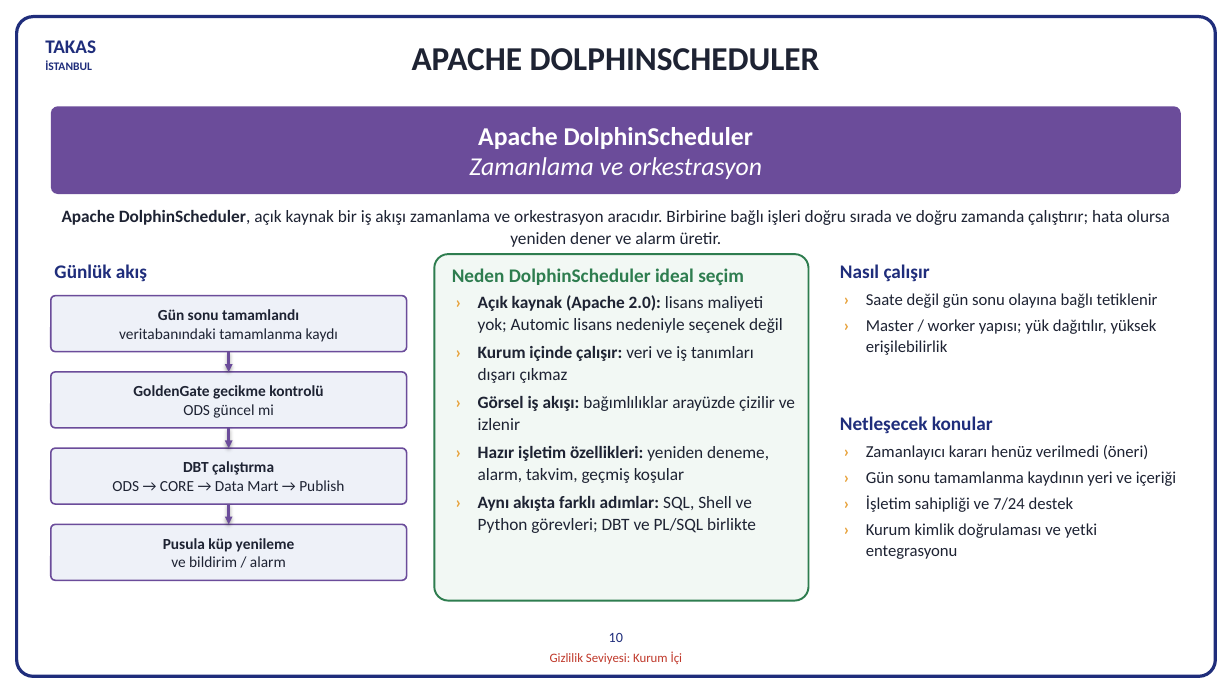
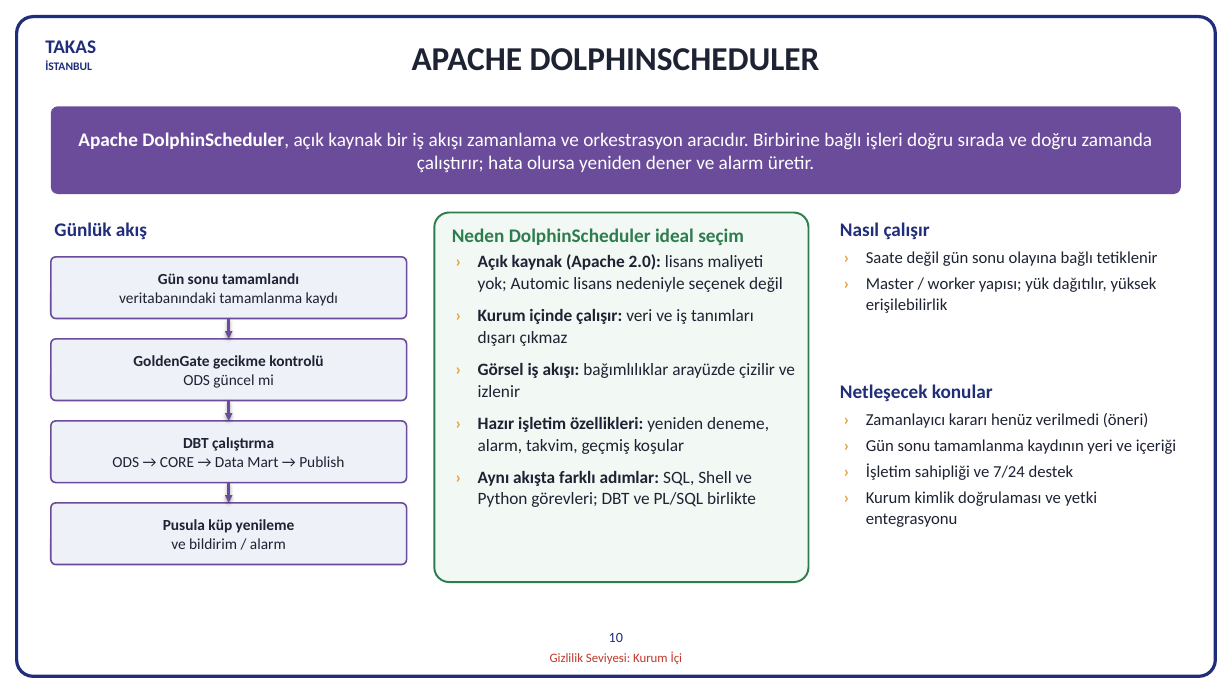
Before and after one commit to hanifidemirel0/Cursor-Projects, a slide deck: slide 12 of outputs/dwh-sunum-kasim-2026/5 - DWHSunum_Kasim2026.pptx. Drawn at 1232x693 pixels with LibreOffice and Linux fonts; fonts in the diff are those of the drawing. Boxes give left, top, right and bottom in pixels: in the first picture for what was removed or moved away, otherwise in the second. Text is boxed around its words. In the diff, an @@ line names an element or a change of style, - is before the commit and + after.

```diff
--- a/outputs/dwh-sunum-kasim-2026/5 - DWHSunum_Kasim2026.pptx
+++ b/outputs/dwh-sunum-kasim-2026/5 - DWHSunum_Kasim2026.pptx
@@ text in rounded rectangle at (78,132,1152,172): text changed; size 20 to 15 pt; italic off @@
-Apache DolphinScheduler
-Zamanlama ve orkestrasyon
+Apache DolphinScheduler, açık kaynak bir iş akışı zamanlama ve orkestrasyon aracıdır. Birbirine bağlı işleri doğru sırada ve doğru zamanda çalıştırır; hata olursa yeniden dener ve alarm üretir.
@@ text removed at (62,210,1170,247) @@
-Apache DolphinScheduler, açık kaynak bir iş akışı zamanlama ve orkestrasyon aracıdır. Birbirine bağlı işleri doğru sırada ve doğru zamanda çalıştırır; hata olursa yeniden dener ve alarm üretir.
@@ rounded rectangle: place and size @@
-rounded rectangle at (434,254,809,601)
+rounded rectangle at (434,213,809,582)
@@ 3 texts: place and size @@
-3 texts at (54,264,930,286)
+3 texts at (54,222,930,246)
@@ rounded rectangle "Gün sonu tamamlandı": place and size @@
-rounded rectangle "Gün sonu tamamlandı" at (51,296,407,351)
+rounded rectangle "Gün sonu tamamlandı" at (51,257,407,319)
@@ text "› Açık kaynak (Apache 2.0): ...": place and size @@
-text "› Açık kaynak (Apache 2.0): ..." at (478,295,795,533)
+text "› Açık kaynak (Apache 2.0): ..." at (478,254,795,507)
@@ text "› Açık kaynak (Apache 2.0): ..." at (478,254,795,507): more space between paragraphs @@
@@ text "› Saate değil gün sonu ...": place and size @@
-text "› Saate değil gün sonu ..." at (866,293,1158,355)
+text "› Saate değil gün sonu ..." at (866,251,1158,313)
@@ arrow moved from (229, 352) - (229, 372) to (229, 319) - (229, 339) @@
@@ rounded rectangle "GoldenGate gecikme kontrolü": place and size @@
-rounded rectangle "GoldenGate gecikme kontrolü" at (51,372,407,428)
+rounded rectangle "GoldenGate gecikme kontrolü" at (51,339,407,401)
@@ text "Netleşecek konular": place and size @@
-text "Netleşecek konular" at (840,416,993,434)
+text "Netleşecek konular" at (840,384,993,402)
@@ arrow moved from (229, 428) - (229, 448) to (229, 400) - (229, 421) @@
@@ text "› Zamanlayıcı kararı henüz verilmedi ...": place and size @@
-text "› Zamanlayıcı kararı henüz verilmedi ..." at (866,445,1176,559)
+text "› Zamanlayıcı kararı henüz verilmedi ..." at (866,413,1176,527)
@@ rounded rectangle "DBT çalıştırma": place and size @@
-rounded rectangle "DBT çalıştırma" at (51,448,407,504)
+rounded rectangle "DBT çalıştırma" at (51,421,407,482)
@@ rounded rectangle "Pusula küp yenileme": place and size @@
-rounded rectangle "Pusula küp yenileme" at (51,524,407,579)
+rounded rectangle "Pusula küp yenileme" at (51,503,407,565)
@@ arrow moved from (229, 505) - (229, 524) to (229, 482) - (229, 503) @@
```
Also in this commit, not shown: 2 other slides changed, 3 other files.
